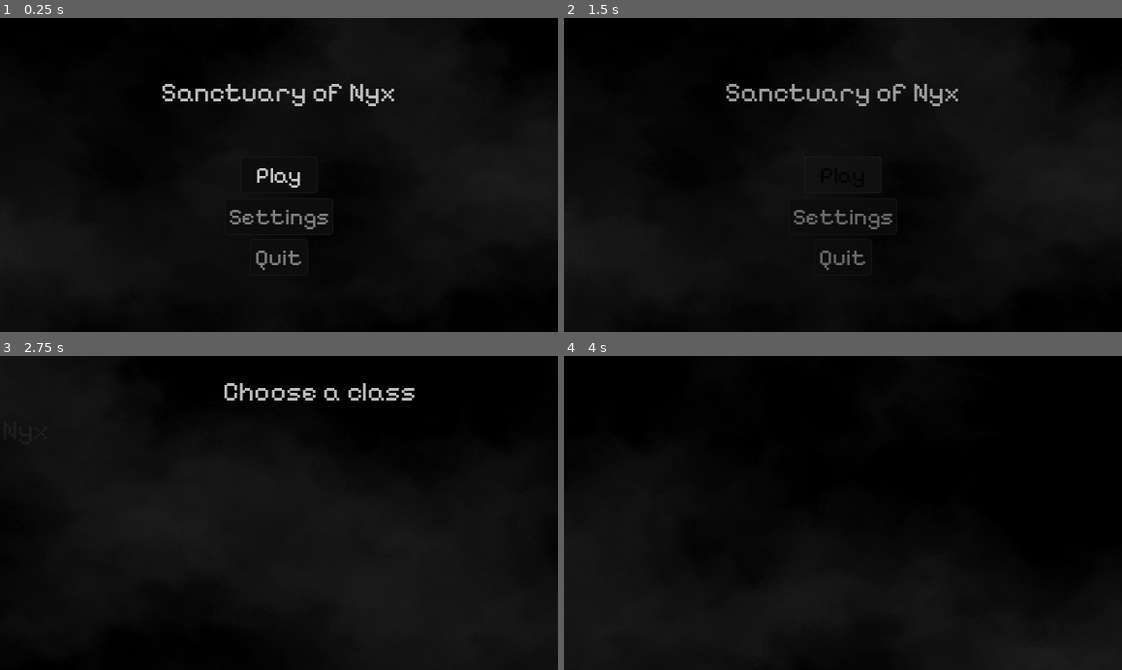
Above: before the commit, frames 1-4 (two rows, left to right).
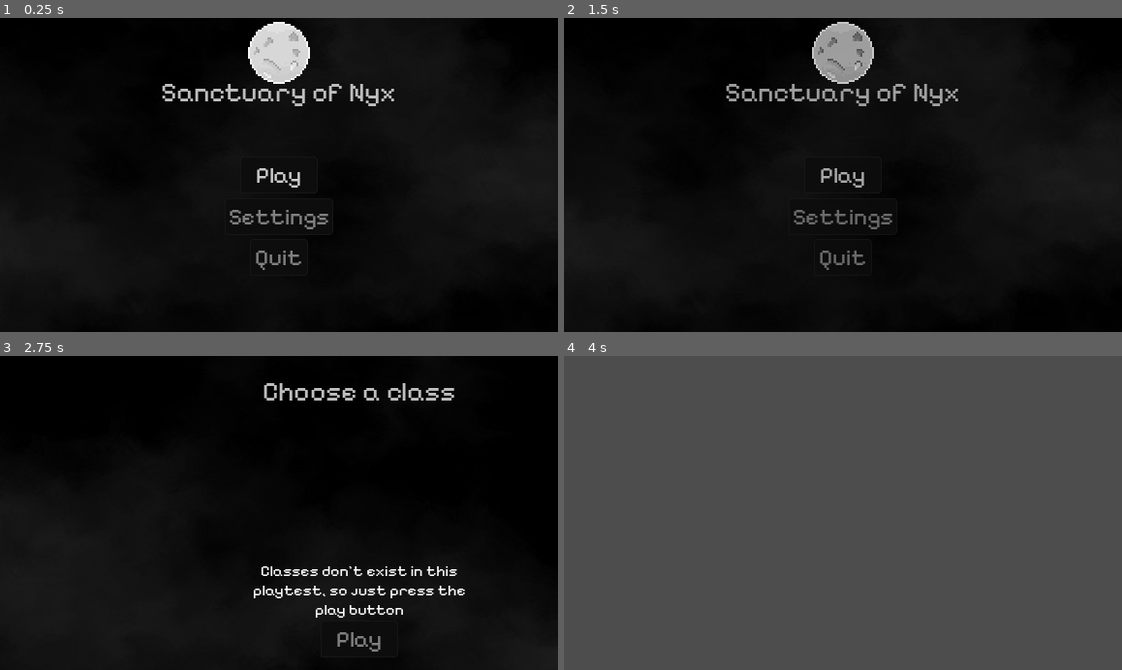
Above: after the commit, the same moments.

Repository: asztalosm/Sanctuary-of-Nyx
Game: Godot game, scene res://menu.tscn
Same seed, same stepped clock (60 frames per second), same inputs: the game is played once before the commit and once after it.
Inputs (mouse positions are in pixels of both pictures, inside the frame that each line leads up to):
- Up to frame 1 (0.25 s): no input
- Up to frame 2 (1.5 s): click "Settings" at 0.5 s; click "Play" at 1.25 s
- Up to frame 3 (2.75 s): click "Play" at 2 s
- Up to frame 4 (4 s): click (921, 638) at 2.75 s, where only the run after the commit has a clickable "Play"

The runs differ from the first frame. In frame 1, 1.7% of the frame differs, in the area x 44-56%, y 1-21%; in frame 2, 1.9%; in frame 3, 2.6%; in frame 4, 100%, in the area x 0-100%, y 0-100%.

Commit message:
Menu mostly complete, created some textures for it, shaders, class selection

Diff:
--- /dev/null
+++ b/character.tscn
@@ -0,0 +1,3 @@
+[gd_scene format=3 uid="uid://myaokm2mbpvy"]
+
+[node name="Character" type="Node2D"]
--- a/images/buttontheme.tres
+++ /dev/null
@@ -1,50 +0,0 @@
-[gd_resource type="Theme" load_steps=5 format=3 uid="uid://cdr6un6t5elt3"]
-
-[ext_resource type="FontFile" uid="uid://bgjdmbdgei8de" path="res://images/PixelifySans-VariableFont_wght.ttf" id="1_7uf5p"]
-[ext_resource type="StyleBox" uid="uid://00w4ei1xio6h" path="res://images/normalbuttontheme.tres" id="2_3f7xc"]
-
-[sub_resource type="StyleBoxFlat" id="StyleBoxFlat_3f7xc"]
-bg_color = Color(0.05, 0.05, 0.05, 1)
-border_width_left = 1
-border_width_top = 1
-border_width_right = 1
-border_width_bottom = 1
-border_color = Color(0.1, 0.1, 0.1, 1)
-border_blend = true
-corner_radius_top_left = 4
-corner_radius_top_right = 4
-corner_radius_bottom_right = 4
-corner_radius_bottom_left = 1
-corner_detail = 4
-anti_aliasing_size = 0.615
-
-[sub_resource type="StyleBoxEmpty" id="StyleBoxEmpty_3f7xc"]
-
-[resource]
-default_font = ExtResource("1_7uf5p")
-default_font_size = 28
-Button/colors/font_color = Color(0.5, 0.5, 0.5, 1)
-Button/colors/font_disabled_color = Color(0, 0, 0, 1)
-Button/colors/font_focus_color = Color(0.8, 0.8, 0.8, 1)
-Button/colors/font_hover_color = Color(0, 0, 0, 1)
-Button/colors/font_hover_pressed_color = Color(0, 0, 0, 1)
-Button/colors/font_outline_color = Color(0, 0, 0, 1)
-Button/colors/font_pressed_color = Color(1, 1, 1, 1)
-Button/colors/icon_disabled_color = Color(0, 0, 0, 1)
-Button/colors/icon_focus_color = Color(0, 0, 0, 1)
-Button/colors/icon_hover_color = Color(0, 0, 0, 1)
-Button/colors/icon_hover_pressed_color = Color(0, 0, 0, 1)
-Button/colors/icon_normal_color = Color(0, 0, 0, 1)
-Button/colors/icon_pressed_color = Color(0, 0, 0, 1)
-Button/constants/align_to_largest_stylebox = 0
-Button/constants/h_separation = 0
-Button/constants/icon_max_width = 0
-Button/constants/outline_size = 0
-Button/font_sizes/font_size = 28
-Button/fonts/font = ExtResource("1_7uf5p")
-Button/styles/disabled = null
-Button/styles/focus = SubResource("StyleBoxFlat_3f7xc")
-Button/styles/hover = null
-Button/styles/normal = ExtResource("2_3f7xc")
-Button/styles/pressed = SubResource("StyleBoxEmpty_3f7xc")
-Label/colors/font_color = Color(0.497474, 0.497474, 0.497474, 1)
--- a/menu.gd
+++ b/menu.gd
@@ -1,20 +1,41 @@
 extends Control
-
+var onclassesscreen = false
 func _ready() -> void:
-	$Control/Button.grab_focus()
+	$Buttons/Button.grab_focus()
+	await get_tree().create_timer(1).timeout
+	$MenuMusic.play()
 
 func showclasses():
-	print("should show classes")
+	for children in $Classes/Buttons.get_children():
+		var classtween = get_tree().create_tween()
+		classtween.tween_property(children, "modulate:a", 1, 0.25)
+		await classtween.finished
+		release_focus()
+		$Classes/Button.grab_focus()
+
 
 
 func _on_button_pressed() -> void:
-	#todo: make this be saved locally, idc that the browser probably won't hold the save
-	var buttontween = get_tree().create_tween()
-	buttontween.set_parallel(true)
-	buttontween.tween_property($Control, "modulate:a", 0, 1.0)
-	buttontween.tween_property($RichTextLabel, "modulate:a", 0, 1.0)
-	buttontween.play()
-	await get_tree().create_timer(1.0).timeout
-	$Camera2D.position.x += 400
-	await get_tree().create_timer(1.0).timeout
-	showclasses()
+	if onclassesscreen == true:
+		return
+	else:
+		$Buttons/Button/AudioStreamPlayer2D.play()
+		onclassesscreen = true
+		#todo: make this be saved locally, idc that the browser probably won't hold the save
+		var buttontween = get_tree().create_tween()
+		buttontween.set_parallel(true)
+		buttontween.tween_property($Buttons, "modulate:a", 0, 1.0)
+		buttontween.tween_property($RichTextLabel, "modulate:a", 0, 1.0)
+		buttontween.play()
+		await get_tree().create_timer(1.0).timeout
+		$Camera2D.position.x += 800
+		await get_tree().create_timer(1.0).timeout
+		showclasses()
+
+
+func _playgame() -> void:
+	get_tree().change_scene_to_file("testplace.tscn")
+
+
+func _on_button_3_pressed() -> void:
+	get_tree().quit()
--- a/menu.tscn
+++ b/menu.tscn
@@ -1,12 +1,20 @@
-[gd_scene load_steps=6 format=3 uid="uid://1a53yioxea0w"]
+[gd_scene load_steps=12 format=3 uid="uid://1a53yioxea0w"]
 
 [ext_resource type="Script" uid="uid://vs1rs0gqqmrd" path="res://menu.gd" id="1_ouk20"]
 [ext_resource type="Shader" uid="uid://qqtrj4ugpi8b" path="res://shaders/menubg.tres" id="2_mae5d"]
-[ext_resource type="FontFile" uid="uid://bgjdmbdgei8de" path="res://images/PixelifySans-VariableFont_wght.ttf" id="3_mae5d"]
-[ext_resource type="Theme" uid="uid://cdr6un6t5elt3" path="res://images/buttontheme.tres" id="4_4hy44"]
+[ext_resource type="FontFile" uid="uid://bgjdmbdgei8de" path="res://resources/PixelifySans-VariableFont_wght.ttf" id="3_mae5d"]
+[ext_resource type="Theme" uid="uid://cdr6un6t5elt3" path="res://resources/buttontheme.tres" id="4_4hy44"]
+[ext_resource type="Shader" uid="uid://stelul4p7r77" path="res://resources/moon.tres" id="4_l48gv"]
+[ext_resource type="Texture2D" uid="uid://7rw384fsttk" path="res://resources/moon.png" id="4_ytr4m"]
+[ext_resource type="AudioStream" uid="uid://c6c8y7kdyseup" path="res://resources/menubutton.wav" id="6_nrnbx"]
+[ext_resource type="Texture2D" uid="uid://ccixxx747b6u" path="res://resources/classesquestionmark.png" id="7_ecwwl"]
+[ext_resource type="AudioStream" uid="uid://cjfu54oow127u" path="res://resources/trashmenumusicthatmakesmewanttoclosethegame.wav" id="9_nrnbx"]
 
 [sub_resource type="ShaderMaterial" id="ShaderMaterial_4hy44"]
 shader = ExtResource("2_mae5d")
+
+[sub_resource type="ShaderMaterial" id="ShaderMaterial_ytr4m"]
+shader = ExtResource("4_l48gv")
 
 [node name="Menu" type="Control"]
 layout_mode = 3
@@ -29,6 +37,7 @@
 position_smoothing_enabled = true
 
 [node name="RichTextLabel" type="RichTextLabel" parent="."]
+clip_contents = false
 layout_mode = 0
 offset_left = -128.0
 offset_top = -102.0
@@ -37,26 +46,41 @@
 theme = ExtResource("4_4hy44")
 theme_override_colors/default_color = Color(0.75, 0.75, 0.75, 1)
 text = "Sanctuary of Nyx"
-fit_content = true
-horizontal_alignment = 1
-
-[node name="Control" type="Control" parent="."]
+horizontal_alignment = 1
+
+[node name="TextureRect" type="TextureRect" parent="RichTextLabel"]
+texture_filter = 1
+material = SubResource("ShaderMaterial_ytr4m")
+layout_mode = 0
+offset_left = 96.0
+offset_top = -56.0
+offset_right = 160.0
+offset_bottom = 8.0
+texture = ExtResource("4_ytr4m")
+expand_mode = 2
+
+[node name="Buttons" type="Control" parent="."]
 anchors_preset = 0
 offset_right = 40.0
 offset_bottom = 40.0
 
-[node name="Button" type="Button" parent="Control"]
+[node name="Button" type="Button" parent="Buttons"]
 layout_mode = 0
 offset_left = -40.0
 offset_top = -19.0
 offset_right = 40.0
 offset_bottom = 19.0
 theme = ExtResource("4_4hy44")
-theme_override_fonts/font = ExtResource("3_mae5d")
 theme_override_font_sizes/font_size = 24
 text = "Play"
 
-[node name="Button2" type="Button" parent="Control"]
+[node name="AudioStreamPlayer2D" type="AudioStreamPlayer2D" parent="Buttons/Button"]
+stream = ExtResource("6_nrnbx")
+pitch_scale = 3.0
+attenuation = 1.1564e-05
+panning_strength = 0.0
+
+[node name="Button2" type="Button" parent="Buttons"]
 layout_mode = 0
 offset_left = -56.0
 offset_top = 24.0
@@ -67,7 +91,7 @@
 theme_override_font_sizes/font_size = 24
 text = "Settings"
 
-[node name="Button3" type="Button" parent="Control" node_paths=PackedStringArray("shortcut_context")]
+[node name="Button3" type="Button" parent="Buttons" node_paths=PackedStringArray("shortcut_context")]
 layout_mode = 0
 offset_left = -30.0
 offset_top = 66.0
@@ -80,14 +104,14 @@
 text = "Quit
 "
 
-[node name="Control2" type="Control" parent="."]
+[node name="Classes" type="Control" parent="."]
 anchors_preset = 0
-offset_left = 272.0
+offset_left = 672.0
 offset_top = -102.0
-offset_right = 312.0
+offset_right = 712.0
 offset_bottom = -62.0
 
-[node name="RichTextLabel2" type="RichTextLabel" parent="Control2"]
+[node name="RichTextLabel2" type="RichTextLabel" parent="Classes"]
 layout_mode = 0
 offset_top = -40.0
 offset_right = 256.0
@@ -98,4 +122,158 @@
 fit_content = true
 horizontal_alignment = 1
 
-[connection signal="pressed" from="Control/Button" to="." method="_on_button_pressed"]
+[node name="RichTextLabel3" type="RichTextLabel" parent="Classes"]
+layout_mode = 0
+offset_top = 152.0
+offset_right = 256.0
+offset_bottom = 215.0
+theme = ExtResource("4_4hy44")
+theme_override_colors/default_color = Color(1, 1, 1, 1)
+theme_override_font_sizes/normal_font_size = 16
+text = "Classes don't exist in this playtest, so just press the play button"
+fit_content = true
+horizontal_alignment = 1
+
+[node name="Buttons" type="Control" parent="Classes"]
+anchors_preset = 0
+offset_right = 40.0
+offset_bottom = 40.0
+
+[node name="Knight" type="TextureButton" parent="Classes/Buttons"]
+modulate = Color(1, 1, 1, 0)
+offset_left = -144.0
+offset_right = -80.0
+offset_bottom = 128.0
+texture_normal = ExtResource("7_ecwwl")
+
+[node name="RichTextLabel" type="RichTextLabel" parent="Classes/Buttons/Knight"]
+offset_left = -1.0
+offset_top = 131.0
+offset_right = 64.0
+offset_bottom = 151.0
+theme = ExtResource("4_4hy44")
+theme_override_colors/default_color = Color(0.75, 0.75, 0.75, 1)
+theme_override_font_sizes/normal_font_size = 16
+text = "Knight
+"
+fit_content = true
+horizontal_alignment = 1
+
+[node name="Mage" type="TextureButton" parent="Classes/Buttons"]
+modulate = Color(1, 1, 1, 0)
+offset_left = -48.0
+offset_right = 16.0
+offset_bottom = 128.0
+texture_normal = ExtResource("7_ecwwl")
+
+[node name="RichTextLabel" type="RichTextLabel" parent="Classes/Buttons/Mage"]
+offset_left = -1.0
+offset_top = 131.0
+offset_right = 64.0
+offset_bottom = 151.0
+theme = ExtResource("4_4hy44")
+theme_override_colors/default_color = Color(0.75, 0.75, 0.75, 1)
+theme_override_font_sizes/normal_font_size = 16
+text = "Mage"
+fit_content = true
+horizontal_alignment = 1
+
+[node name="Necromancer" type="TextureButton" parent="Classes/Buttons"]
+modulate = Color(1, 1, 1, 0)
+offset_left = 48.0
+offset_right = 112.0
+offset_bottom = 128.0
+texture_normal = ExtResource("7_ecwwl")
+
+[node name="RichTextLabel" type="RichTextLabel" parent="Classes/Buttons/Necromancer"]
+offset_left = -21.0
+offset_top = 131.0
+offset_right = 85.0
+offset_bottom = 171.0
+theme = ExtResource("4_4hy44")
+theme_override_colors/default_color = Color(0.75, 0.75, 0.75, 1)
+theme_override_font_sizes/normal_font_size = 16
+text = "Necromancer
+"
+fit_content = true
+autowrap_mode = 0
+horizontal_alignment = 1
+
+[node name="Assassin" type="TextureButton" parent="Classes/Buttons"]
+modulate = Color(1, 1, 1, 0)
+offset_left = 144.0
+offset_right = 208.0
+offset_bottom = 128.0
+texture_normal = ExtResource("7_ecwwl")
+
+[node name="RichTextLabel" type="RichTextLabel" parent="Classes/Buttons/Assassin"]
+offset_left = -1.0
+offset_top = 131.0
+offset_right = 68.0
+offset_bottom = 171.0
+theme = ExtResource("4_4hy44")
+theme_override_colors/default_color = Color(0.75, 0.75, 0.75, 1)
+theme_override_font_sizes/normal_font_size = 16
+text = "Assassin"
+fit_content = true
+autowrap_mode = 0
+horizontal_alignment = 1
+
+[node name="Tank" type="TextureButton" parent="Classes/Buttons"]
+modulate = Color(1, 1, 1, 0)
+offset_left = 240.0
+offset_right = 304.0
+offset_bottom = 128.0
+texture_normal = ExtResource("7_ecwwl")
+
+[node name="RichTextLabel" type="RichTextLabel" parent="Classes/Buttons/Tank"]
+offset_left = -1.0
+offset_top = 131.0
+offset_right = 63.0
+offset_bottom = 151.0
+theme = ExtResource("4_4hy44")
+theme_override_colors/default_color = Color(0.75, 0.75, 0.75, 1)
+theme_override_font_sizes/normal_font_size = 16
+text = "Tank
+"
+fit_content = true
+horizontal_alignment = 1
+
+[node name="Archer" type="TextureButton" parent="Classes/Buttons"]
+modulate = Color(1, 1, 1, 0)
+offset_left = 336.0
+offset_right = 400.0
+offset_bottom = 128.0
+texture_normal = ExtResource("7_ecwwl")
+
+[node name="RichTextLabel" type="RichTextLabel" parent="Classes/Buttons/Archer"]
+offset_left = -1.0
+offset_top = 131.0
+offset_right = 64.0
+offset_bottom = 151.0
+theme = ExtResource("4_4hy44")
+theme_override_colors/default_color = Color(0.75, 0.75, 0.75, 1)
+theme_override_font_sizes/normal_font_size = 16
+text = "Archer
+"
+fit_content = true
+horizontal_alignment = 1
+
+[node name="Button" type="Button" parent="Classes"]
+offset_left = 88.0
+offset_top = 213.0
+offset_right = 168.0
+offset_bottom = 251.0
+theme = ExtResource("4_4hy44")
+theme_override_fonts/font = ExtResource("3_mae5d")
+theme_override_font_sizes/font_size = 24
+text = "Play"
+
+[node name="MenuMusic" type="AudioStreamPlayer2D" parent="."]
+stream = ExtResource("9_nrnbx")
+attenuation = 1e-05
+panning_strength = 0.0
+
+[connection signal="pressed" from="Buttons/Button" to="." method="_on_button_pressed"]
+[connection signal="pressed" from="Buttons/Button3" to="." method="_on_button_3_pressed"]
+[connection signal="pressed" from="Classes/Button" to="." method="_playgame"]
--- a/project.godot
+++ b/project.godot
@@ -15,7 +15,7 @@
 config/features=PackedStringArray("4.4", "GL Compatibility")
 boot_splash/show_image=false
 boot_splash/use_filter=false
-config/icon="res://icon.svg"
+config/icon="uid://dhwejkiche8im"
 
 [display]
 
@@ -31,5 +31,6 @@
 
 [rendering]
 
+textures/canvas_textures/default_texture_filter=0
 renderer/rendering_method="mobile"
 2d/snap/snap_2d_transforms_to_pixel=true
--- /dev/null
+++ b/resources/buttontheme.tres
@@ -0,0 +1,36 @@
+[gd_resource type="Theme" load_steps=5 format=3 uid="uid://cdr6un6t5elt3"]
+
+[ext_resource type="FontFile" uid="uid://bgjdmbdgei8de" path="res://resources/PixelifySans-VariableFont_wght.ttf" id="1_fc12t"]
+[ext_resource type="StyleBox" uid="uid://cghfiffcya3e" path="res://resources/focushoverbutton.tres" id="2_18rsa"]
+[ext_resource type="StyleBox" uid="uid://00w4ei1xio6h" path="res://resources/normalbuttontheme.tres" id="2_gdvcs"]
+
+[sub_resource type="StyleBoxEmpty" id="StyleBoxEmpty_3f7xc"]
+
+[resource]
+default_font = ExtResource("1_fc12t")
+default_font_size = 28
+Button/colors/font_color = Color(0.5, 0.5, 0.5, 1)
+Button/colors/font_disabled_color = Color(0, 0, 0, 1)
+Button/colors/font_focus_color = Color(0.8, 0.8, 0.8, 1)
+Button/colors/font_hover_color = Color(0.8, 0.8, 0.8, 1)
+Button/colors/font_hover_pressed_color = Color(0, 0, 0, 1)
+Button/colors/font_outline_color = Color(0, 0, 0, 1)
+Button/colors/font_pressed_color = Color(1, 1, 1, 1)
+Button/colors/icon_disabled_color = Color(0, 0, 0, 1)
+Button/colors/icon_focus_color = Color(0, 0, 0, 1)
+Button/colors/icon_hover_color = Color(0, 0, 0, 1)
+Button/colors/icon_hover_pressed_color = Color(0, 0, 0, 1)
+Button/colors/icon_normal_color = Color(0, 0, 0, 1)
+Button/colors/icon_pressed_color = Color(0, 0, 0, 1)
+Button/constants/align_to_largest_stylebox = 0
+Button/constants/h_separation = 0
+Button/constants/icon_max_width = 0
+Button/constants/outline_size = 0
+Button/font_sizes/font_size = 28
+Button/fonts/font = ExtResource("1_fc12t")
+Button/styles/disabled = null
+Button/styles/focus = ExtResource("2_18rsa")
+Button/styles/hover = ExtResource("2_18rsa")
+Button/styles/normal = ExtResource("2_gdvcs")
+Button/styles/pressed = SubResource("StyleBoxEmpty_3f7xc")
+Label/colors/font_color = Color(0.497474, 0.497474, 0.497474, 1)
--- /dev/null
+++ b/resources/focushoverbutton.tres
@@ -0,0 +1,16 @@
+[gd_resource type="StyleBoxFlat" format=3 uid="uid://cghfiffcya3e"]
+
+[resource]
+bg_color = Color(0.05, 0.05, 0.05, 1)
+border_width_left = 1
+border_width_top = 1
+border_width_right = 1
+border_width_bottom = 1
+border_color = Color(0.1, 0.1, 0.1, 1)
+border_blend = true
+corner_radius_top_left = 4
+corner_radius_top_right = 4
+corner_radius_bottom_right = 4
+corner_radius_bottom_left = 1
+corner_detail = 4
+anti_aliasing_size = 0.615
--- /dev/null
+++ b/resources/moon.tres
@@ -0,0 +1,78 @@
+[gd_resource type="VisualShader" load_steps=7 format=3 uid="uid://stelul4p7r77"]
+
+[sub_resource type="VisualShaderNodeFloatOp" id="VisualShaderNodeFloatOp_8oydw"]
+default_input_values = [0, 0.0, 1, 0.035]
+operator = 7
+
+[sub_resource type="VisualShaderNodeFloatFunc" id="VisualShaderNodeFloatFunc_8oydw"]
+function = 0
+
+[sub_resource type="VisualShaderNodeInput" id="VisualShaderNodeInput_g7rnc"]
+input_name = "time"
+
+[sub_resource type="VisualShaderNodeInput" id="VisualShaderNodeInput_xxga0"]
+input_name = "color"
+
+[sub_resource type="VisualShaderNodeColorOp" id="VisualShaderNodeColorOp_fip42"]
+
+[sub_resource type="VisualShaderNodeFloatOp" id="VisualShaderNodeFloatOp_qjukd"]
+output_port_for_preview = 0
+default_input_values = [0, 0.0, 1, -1.0]
+operator = 2
+
+[resource]
+code = "shader_type canvas_item;
+render_mode blend_mix;
+
+
+
+
+void fragment() {
+// Input:5
+	vec4 n_out5p0 = COLOR;
+
+
+// Input:3
+	float n_out3p0 = TIME;
+
+
+// FloatFunc:2
+	float n_out2p0 = sin(n_out3p0);
+
+
+// FloatOp:7
+	float n_in7p1 = -1.00000;
+	float n_out7p0 = n_out2p0 * n_in7p1;
+
+
+// FloatOp:10
+	float n_in10p1 = 0.03500;
+	float n_out10p0 = min(n_out7p0, n_in10p1);
+
+
+// ColorOp:6
+	vec3 n_out6p0 = vec3(1.0) - (vec3(1.0) - vec3(n_out5p0.xyz)) * (vec3(1.0) - vec3(n_out10p0));
+
+
+// Output:0
+	COLOR.rgb = n_out6p0;
+
+
+}
+"
+graph_offset = Vector2(-408.411, -62.2574)
+mode = 1
+flags/light_only = false
+nodes/fragment/2/node = SubResource("VisualShaderNodeFloatFunc_8oydw")
+nodes/fragment/2/position = Vector2(-560, 80)
+nodes/fragment/3/node = SubResource("VisualShaderNodeInput_g7rnc")
+nodes/fragment/3/position = Vector2(-780, -40)
+nodes/fragment/5/node = SubResource("VisualShaderNodeInput_xxga0")
+nodes/fragment/5/position = Vector2(-340, 320)
+nodes/fragment/6/node = SubResource("VisualShaderNodeColorOp_fip42")
+nodes/fragment/6/position = Vector2(160, 140)
+nodes/fragment/7/node = SubResource("VisualShaderNodeFloatOp_qjukd")
+nodes/fragment/7/position = Vector2(-380, -80)
+nodes/fragment/10/node = SubResource("VisualShaderNodeFloatOp_8oydw")
+nodes/fragment/10/position = Vector2(-120, 80)
+nodes/fragment/connections = PackedInt32Array(3, 0, 2, 0, 5, 0, 6, 0, 6, 0, 0, 0, 2, 0, 7, 0, 7, 0, 10, 0, 10, 0, 6, 1)
--- a/shaders/menubg.tres
+++ b/shaders/menubg.tres
@@ -55,7 +55,6 @@
 
 }
 "
-graph_offset = Vector2(-395.748, 29.8616)
 mode = 1
 flags/light_only = false
 nodes/fragment/2/node = SubResource("VisualShaderNodeTexture_hj7pm")
--- /dev/null
+++ b/testplace.tscn
@@ -0,0 +1,3 @@
+[gd_scene format=3 uid="uid://d2fxhl0bweris"]
+
+[node name="testplace" type="Node2D"]
Not shown, removed: images/PixelifySans-VariableFont_wght.ttf.import
Not shown, removed: images/cursor.png.import
Renamed: images/PixelifySans-VariableFont_wght.ttf -> resources/PixelifySans-VariableFont_wght.ttf
Not shown, added: resources/PixelifySans-VariableFont_wght.ttf.import
Binary file added: resources/classesquestionmark.png
Not shown, added: resources/classesquestionmark.png.import
Renamed: images/cursor.png -> resources/cursor.png
Not shown, added: resources/cursor.png.import
Not shown, added: resources/footsteps.wav.import
Not shown, added: resources/hit.wav.import
Binary file added: resources/icon.png
Not shown, added: resources/icon.png.import
(and 10 more such lines)
